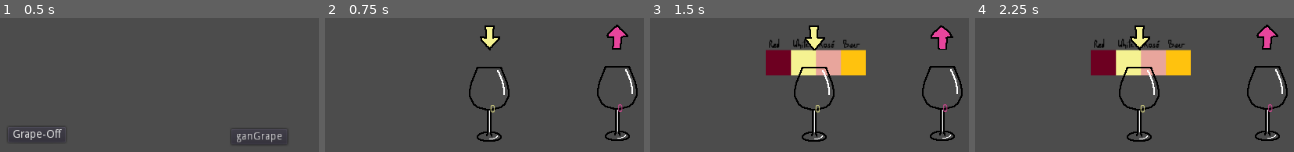
Above: before the commit, frames 1-4 (left to right).
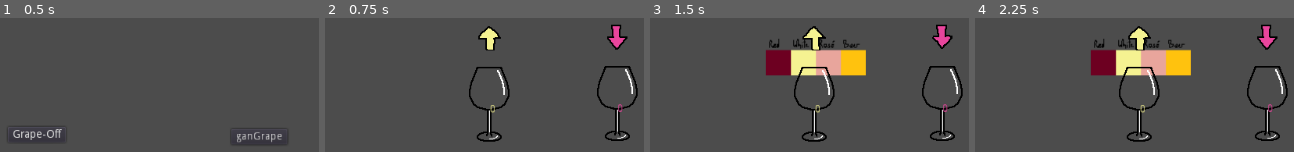
Above: after the commit, the same moments.

Repository: fabian-bubla/Leberolympiade
Game: Godot game, scene res://assets/StartScreen/StartScreen.tscn
Same seed, same stepped clock (60 frames per second), same inputs: the game is played once before the commit and once after it. Sound files missing from this copy of the repository are replaced by a short silence.
Inputs (mouse positions are in pixels of both pictures, inside the frame that each line leads up to):
- Up to frame 1 (0.5 s): no input
- Up to frame 2 (0.75 s): click "Grape-Off" at 0.5 s
- Up to frame 3 (1.5 s): tap Enter (ui_accept) at 1.25 s; move the mouse to (outside the picture) at 1.27 s; hold Right (ui_right) from 1.28 s (still down); click (outside the picture) at 1.42 s
- Up to frame 4 (2.25 s): tap Enter (ui_accept) at 1.52, 2 s; release Right (ui_right) at 2 s; drag from (outside the picture) to (outside the picture) at 2.02 s

Frame 1 is identical in both runs. In frame 2, 1.2% of the frame differs, in the area x 47-95%, y 5-25%; in frame 3, 1.2%; in frame 4, 1.2%.

Commit message:
push new arrows

Diff:
--- a/assets/Duel_Scene.tscn
+++ b/assets/Duel_Scene.tscn
@@ -12,3 +12,6 @@
 [node name="WineGlass2" parent="." instance=ExtResource( 1 )]
 position = Vector2( 642.56, 257.024 )
 player_color_key = 2
+
+[editable path="WineGlass"]
+[editable path="WineGlass/Arrows"]
--- /dev/null
+++ b/assets/GameEvents/GameEvents.gd
@@ -0,0 +1,3 @@
+extends Node
+
+signal block_all_players_input(block_flag)
--- /dev/null
+++ b/assets/GameEvents/GameEvents.tscn
@@ -0,0 +1,6 @@
+[gd_scene load_steps=2 format=2]
+
+[ext_resource path="res://assets/GameEvents/GameEvents.gd" type="Script" id=1]
+
+[node name="GameEvents" type="Node"]
+script = ExtResource( 1 )
--- a/assets/WineGlass/WineGlass.gd
+++ b/assets/WineGlass/WineGlass.gd
@@ -53,12 +53,10 @@
 
 
 func _ready():
+	GameEvents.connect("block_all_players_input", self,"_on_block_all_players_input")
 	randomize()
 	generate_arrow_presses()
 	modulate_all_assets(player_color_dict[player_color_key])
-#	for i in Stats.max_score:
-#		Input_left.append(randi() % 4)
-
 	display_correct_arrow()
 	pass
 
@@ -107,6 +105,7 @@
 		display_correct_arrow()
 
 func win():
+	GameEvents.emit_signal("block_all_players_input")
 	#WIN PIZAZZ HERE
 
 
@@ -165,3 +164,7 @@
 	$ComboMeter.set_modulate(Color(color_code))
 	print(color_code)
 	pass
+
+func _on_block_all_players_input():
+	self.input_blocked = true
+	pass
--- a/assets/WineGlass/WineGlass.tscn
+++ b/assets/WineGlass/WineGlass.tscn
@@ -58,16 +58,20 @@
 position = Vector2( -0.21291, -156.992 )
 rotation = 3.14159
 
-[node name="ArrowUp" parent="Arrows" index="0"]
+[node name="ArrowRight" parent="Arrows" index="0"]
 visible = true
+frame = 0
 
-[node name="ArrowRight" parent="Arrows" index="1"]
+[node name="ArrowLeft" parent="Arrows" index="1"]
 visible = true
+frame = 1
 
 [node name="ArrowDown" parent="Arrows" index="2"]
 visible = true
+frame = 0
 
-[node name="ArrowLeft" parent="Arrows" index="3"]
+[node name="ArrowUp" parent="Arrows" index="3"]
 visible = true
+frame = 1
 
 [editable path="Arrows"]
--- a/assets/WineGlass/WineGlassSimon.tscn
+++ b/assets/WineGlass/WineGlassSimon.tscn
@@ -37,7 +37,7 @@
 
 [node name="Arrows" parent="." instance=ExtResource( 3 )]
 
-[node name="ArrowUp" parent="Arrows" index="0"]
+[node name="ArrowLeft" parent="Arrows" index="0"]
 visible = true
 position = Vector2( 1, -76 )
 
@@ -45,11 +45,11 @@
 visible = true
 position = Vector2( 1, -76 )
 
-[node name="ArrowDown" parent="Arrows" index="2"]
+[node name="ArrowUp" parent="Arrows" index="2"]
 visible = true
 position = Vector2( 1, -76 )
 
-[node name="ArrowLeft" parent="Arrows" index="3"]
+[node name="ArrowDown" parent="Arrows" index="3"]
 visible = true
 position = Vector2( 1, -76 )
 
--- a/assets/_Arrows/Arrows.tscn
+++ b/assets/_Arrows/Arrows.tscn
@@ -3,13 +3,6 @@
 [ext_resource path="res://assets/_Arrows/Arrows.tres" type="SpriteFrames" id=1]
 
 [node name="Arrows" type="Node2D"]
-
-[node name="ArrowLeft" type="AnimatedSprite" parent="."]
-visible = false
-position = Vector2( 0, -72 )
-frames = ExtResource( 1 )
-animation = "Left"
-playing = true
 
 [node name="ArrowRight" type="AnimatedSprite" parent="."]
 visible = false
@@ -19,11 +12,11 @@
 frame = 2
 playing = true
 
-[node name="ArrowUp" type="AnimatedSprite" parent="."]
+[node name="ArrowLeft" type="AnimatedSprite" parent="."]
 visible = false
 position = Vector2( 0, -72 )
 frames = ExtResource( 1 )
-animation = "Up"
+animation = "Left"
 playing = true
 
 [node name="ArrowDown" type="AnimatedSprite" parent="."]
@@ -33,3 +26,10 @@
 animation = "Down"
 frame = 2
 playing = true
+
+[node name="ArrowUp" type="AnimatedSprite" parent="."]
+visible = false
+position = Vector2( 0, -72 )
+frames = ExtResource( 1 )
+animation = "Up"
+playing = true
--- a/project.godot
+++ b/project.godot
@@ -64,6 +64,7 @@
 
 Stats="*res://assets/Stats/Stats.tscn"
 AudioManager="*res://assets/AudioManager/AudioManager.tscn"
+GameEvents="*res://assets/GameEvents/GameEvents.tscn"
 
 [input]
 
